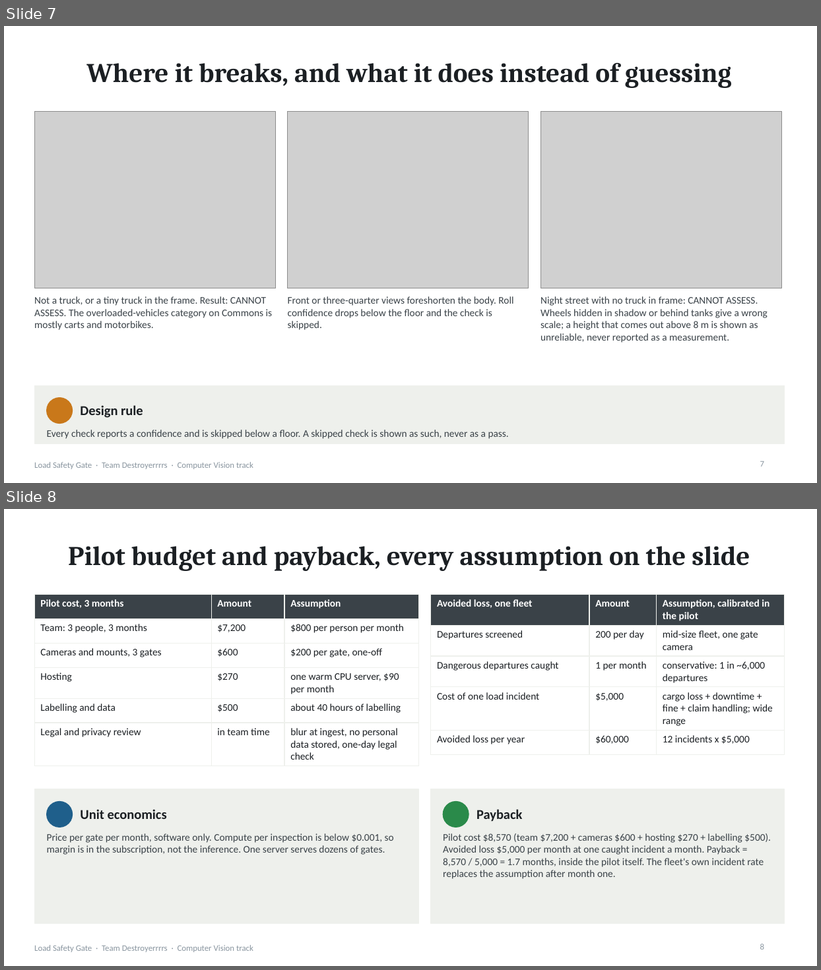
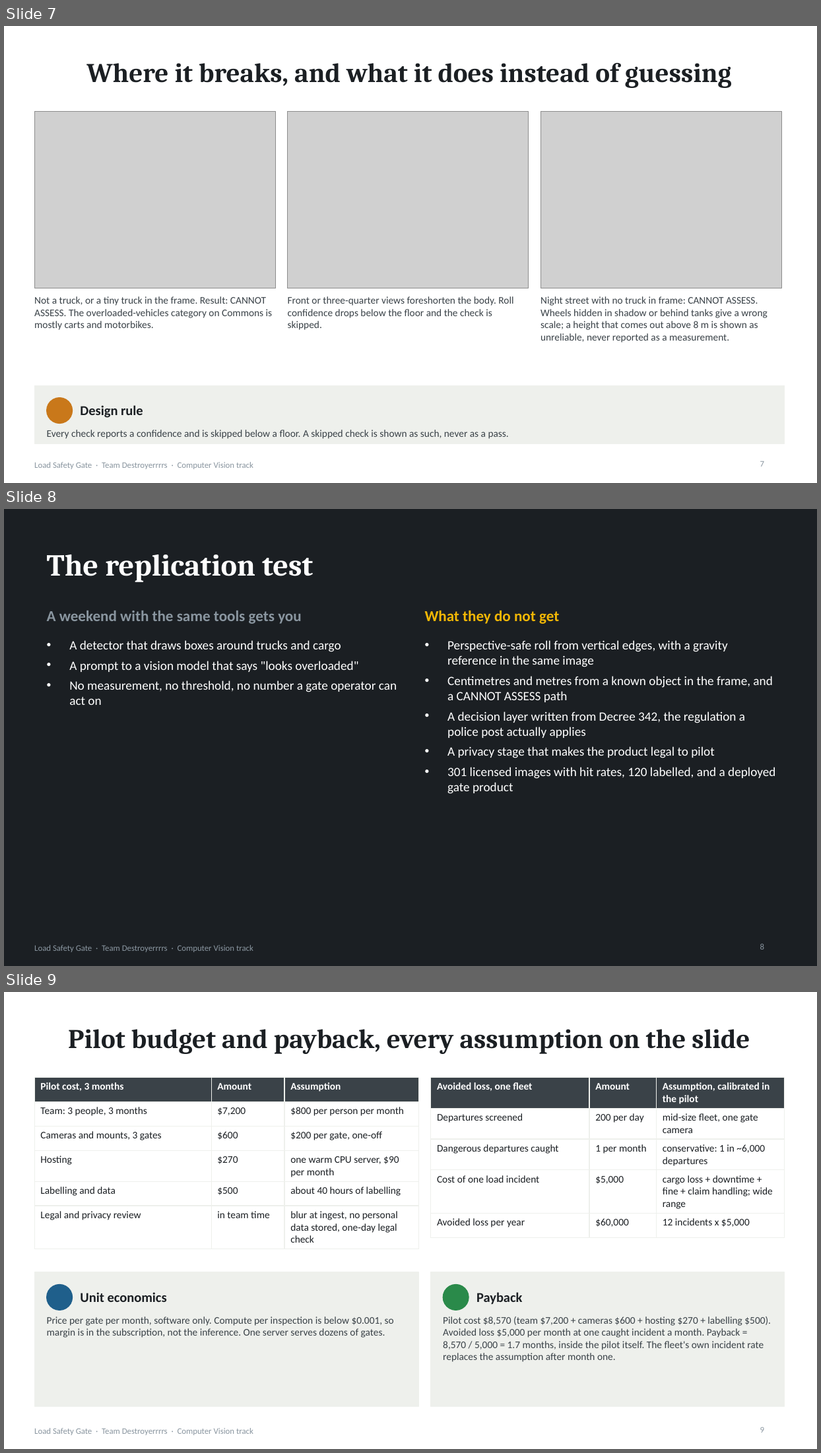
Before and after one commit to Winner-121/Destroyerrrrs_Final_Stage, a slide deck: deck/LoadSafetyGate_deck.pptx. Shown one above the other, each under a label of ours: slides 7 and 8 before the commit, slides 7, 8 and 9 after it. The pictures are 821x970 and 821x1453 pixels, drawn with LibreOffice and Linux fonts; fonts in the diff are those of the drawing; grey boxes stand for pictures. Boxes give left, top, right and bottom in pixels: in the first picture for what was removed or moved away, otherwise in the second. Text is boxed around its words. In the diff, an @@ line names an element or a change of style, - is before the commit and + after.

Commit message:
Revert "Deck: remove the replication slide"
This reverts commit 3d443a6a540f60130cfaa06634339749515c3f76.

```diff
--- a/deck/LoadSafetyGate_deck.pptx
+++ b/deck/LoadSafetyGate_deck.pptx
@@ slide 8 added at [4, 509, 817, 966], background #1B1F23; not listed: 1 template element that a slide beside it also shows @@
@@ text added at [47, 555, 313, 582], 36 pt, text #FFFFFF, bold @@
+The replication test
@@ text added at [47, 611, 301, 624], 18 pt, text #8A96A0, bold @@
+A weekend with the same tools gets you
@@ text added at [425, 610, 559, 624], 18 pt, text #F2B705, bold @@
+What they do not get
@@ text added at [69, 640, 397, 705], 15 pt, text #FFFFFF @@
+• A detector that draws boxes around trucks and cargo
+• A prompt to a vision model that says "looks overloaded"
+• No measurement, no threshold, no number a gate operator can act on
@@ text added at [448, 640, 776, 794], 15 pt, text #FFFFFF @@
+• Perspective-safe roll from vertical edges, with a gravity reference in the same image
+• Centimetres and metres from a known object in the frame, and a CANNOT ASSESS path
+• A decision layer written from Decree 342, the regulation a police post actually applies
+• A privacy stage that makes the product legal to pilot
+• 301 licensed images with hit rates, 120 labelled, and a deployed gate product
@@ page number added at [760, 944, 764, 950], 10 pt, text #8A96A0 @@
+8
@@ what was slide 8 is now slide 9 @@
```
Also in this commit, not shown: 3 other files.
